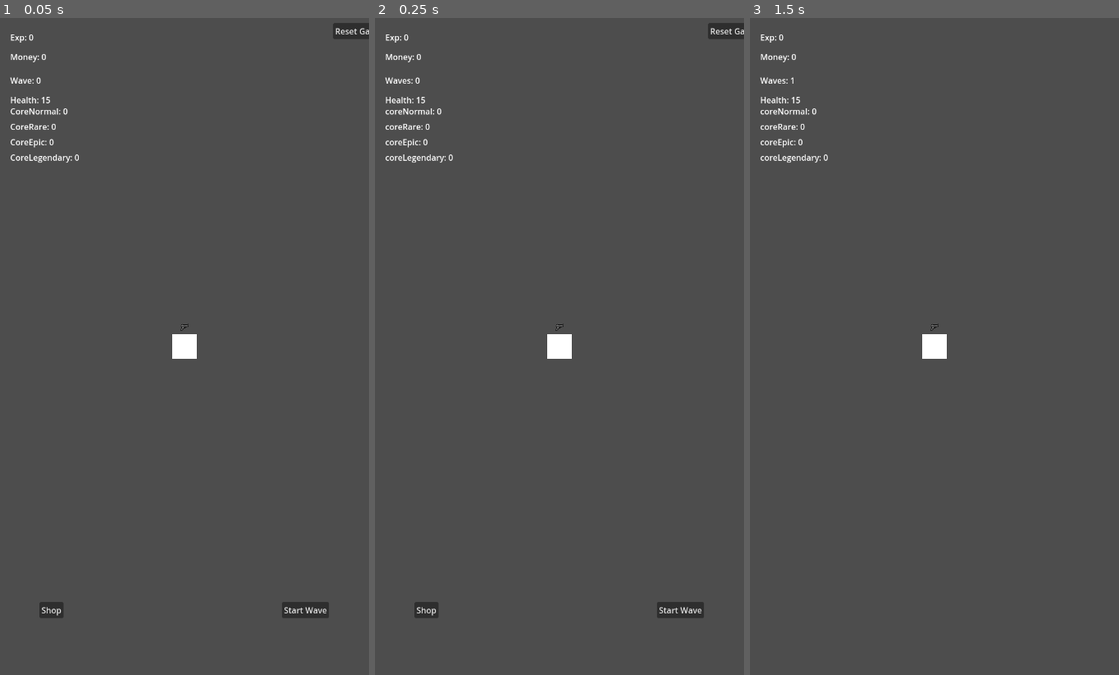
Above: before the commit, frames 1-3 (left to right).
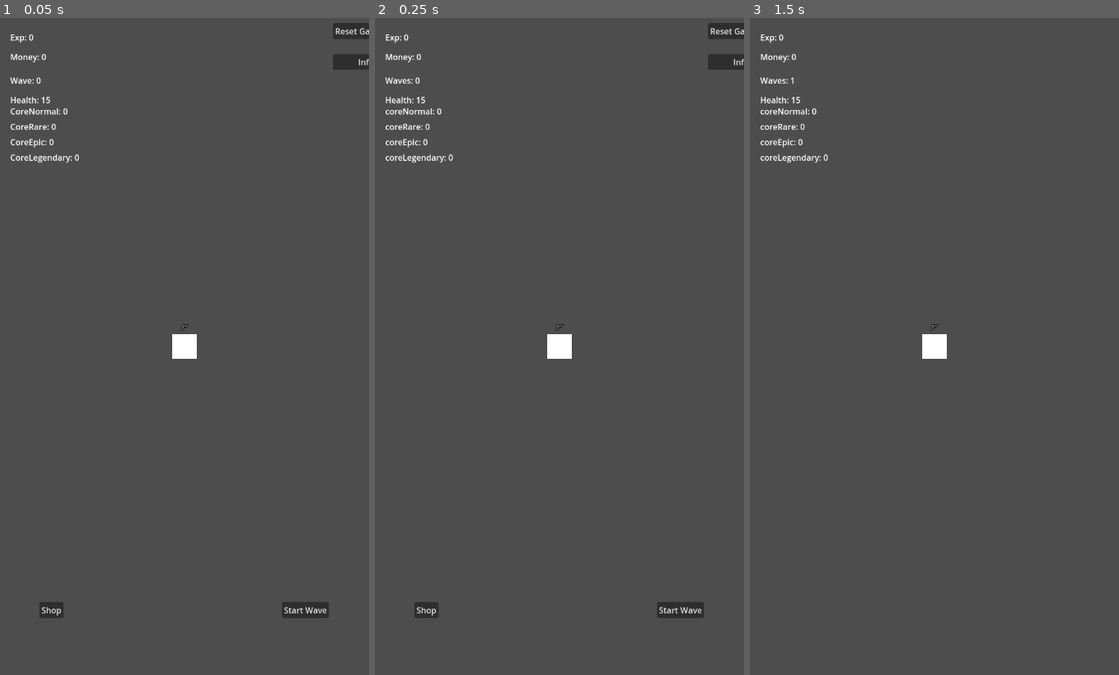
Above: after the commit, the same moments.

Repository: Davideee03/MobileComputing
Game: Godot game, scene res://Scenes/Towns/Town.tscn
The game is run twice, just before and just after one commit, with the same random seed, the same clock (stepped at 60 frames per second) and the same inputs.
Inputs (mouse positions are in pixels of both pictures, inside the frame that each line leads up to):
- Up to frame 1 (0.05 s): no input
- Up to frame 2 (0.25 s): no input
- Up to frame 3 (1.5 s): click "Start Wave" at 0.5 s; tap Enter at 1.25 s; move the mouse to (1015, 313) at 1.27 s; tap A (a) at 1.35 s; click (1015, 313) at 1.42 s

The runs differ from the first frame. In frame 1, 0.2% of the frame differs, in the area x 90-100%, y 5-8%; in frame 2, 0.2%; in frame 3, nothing differs.

Commit message:
Adding Cheats

Diff:
--- a/Scenes/Towns/Town.tscn
+++ b/Scenes/Towns/Town.tscn
@@ -114,6 +114,14 @@
 offset_right = 831.0
 offset_bottom = 41.0
 text = "Reset Game to Wave 0"
+
+[node name="Cheats" type="Button" parent="Player/UI/UI/Buttons"]
+layout_mode = 0
+offset_left = 650.0
+offset_top = 70.0
+offset_right = 850.0
+offset_bottom = 101.0
+text = "Inf resources"
 
 [node name="Shop" type="Control" parent="Player/UI/UI"]
 visible = false
@@ -271,4 +279,5 @@
 [connection signal="button_down" from="Player/UI/UI/Buttons/StartWaveButton" to="Player/UI/UI" method="_on_start_wave_button_button_down"]
 [connection signal="button_down" from="Player/UI/UI/Buttons/ShopButton" to="Player/UI/UI" method="_on_shop_button_button_down"]
 [connection signal="button_down" from="Player/UI/UI/Buttons/ResetGame" to="Player/UI/UI" method="_on_reset_game_button_down"]
+[connection signal="button_down" from="Player/UI/UI/Buttons/Cheats" to="Player/UI/UI" method="_on_cheats_button_down"]
 [connection signal="button_down" from="Player/UI/UI/Shop/ShopBack" to="Player/UI/UI" method="_on_shop_back_button_down"]
--- a/Scripts/UI/UI.gd
+++ b/Scripts/UI/UI.gd
@@ -51,6 +51,17 @@
 	Global.shop_opened = false
 	shop.visible = false
 
-# developer button  for resetting the wave to zero and others things
+# developer button  for resetting the game to zero
 func _on_reset_game_button_down() -> void:
 	Stats.reset_to_zero()
+	Stats.emit_stats()
+
+
+func _on_cheats_button_down() -> void:
+	Stats.current_money = 10000000000
+	Stats.current_coreNormal = 1000000
+	Stats.current_coreRare = 1000000
+	Stats.current_coreEpic = 1000000
+	Stats.current_coreLegendary = 1000000
+	Stats.current_exp = 1000000
+	Stats.emit_stats()
